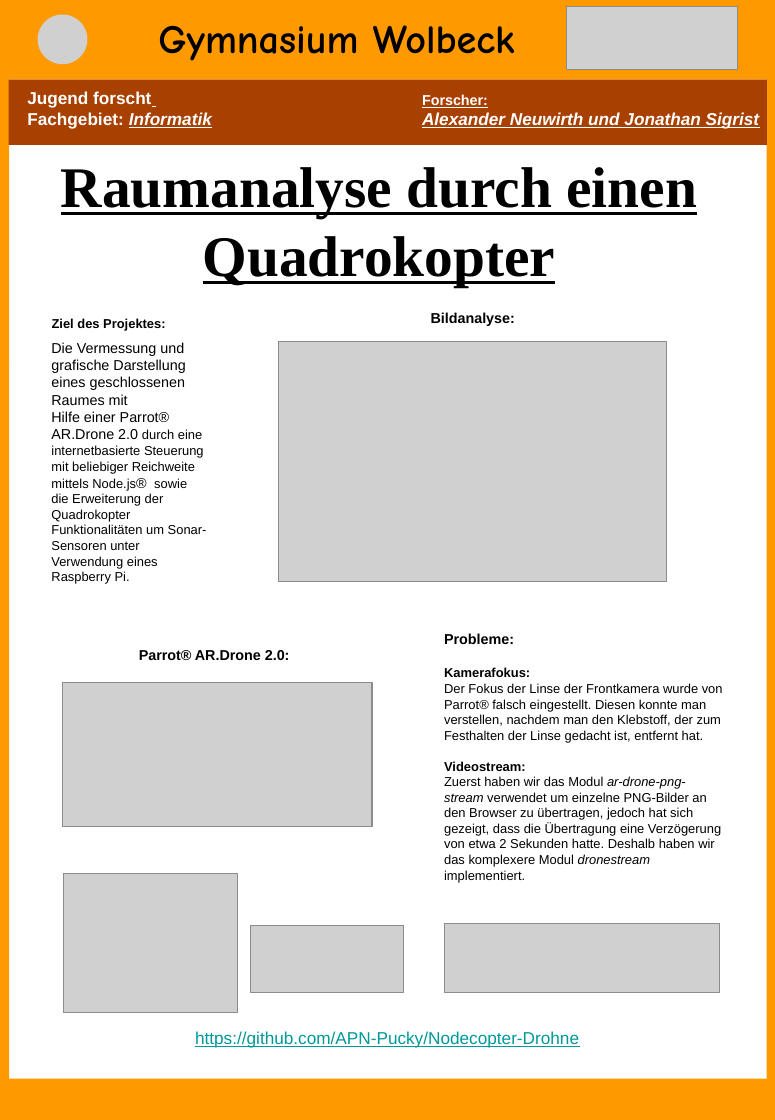
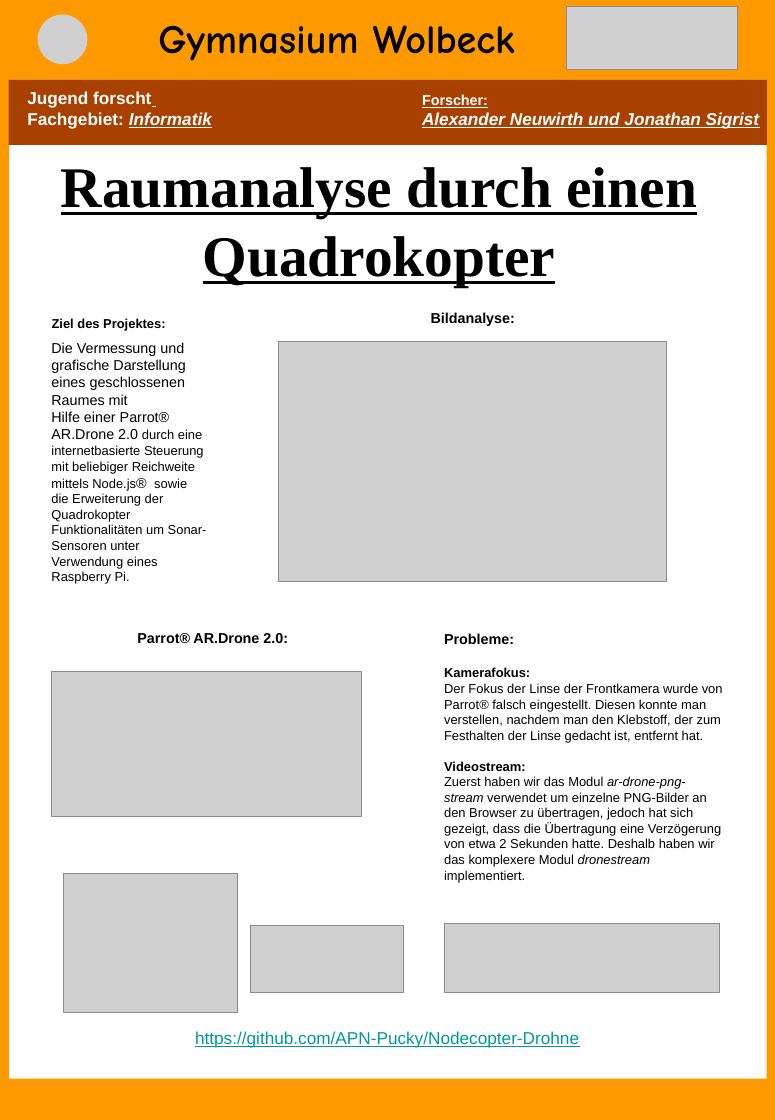
Before and after one commit to APN-Pucky/Nodecopter-Drohne, a slide deck: slide 1 of doc/Plakat2016.ppt. Drawn at 775x1120 pixels with LibreOffice and Linux fonts; fonts in the diff are those of the drawing; grey boxes stand for pictures. Boxes give left, top, right and bottom in pixels: in the first picture for what was removed or moved away, otherwise in the second. Text is boxed around its words. In the diff, an @@ line names an element or a change of style, - is before the commit and + after.

```diff
--- a/doc/Plakat2016.ppt
+++ b/doc/Plakat2016.ppt
@@ text "Parrot® AR.Drone 2.0:" moved from (x1=139, y1=650, x2=290, y2=660) to (x1=137, y1=633, x2=288, y2=643) @@
@@ picture moved from (x1=62, y1=682, x2=372, y2=827) to (x1=52, y1=672, x2=362, y2=816) @@
```
Also in this commit, not shown: 1 other file.
